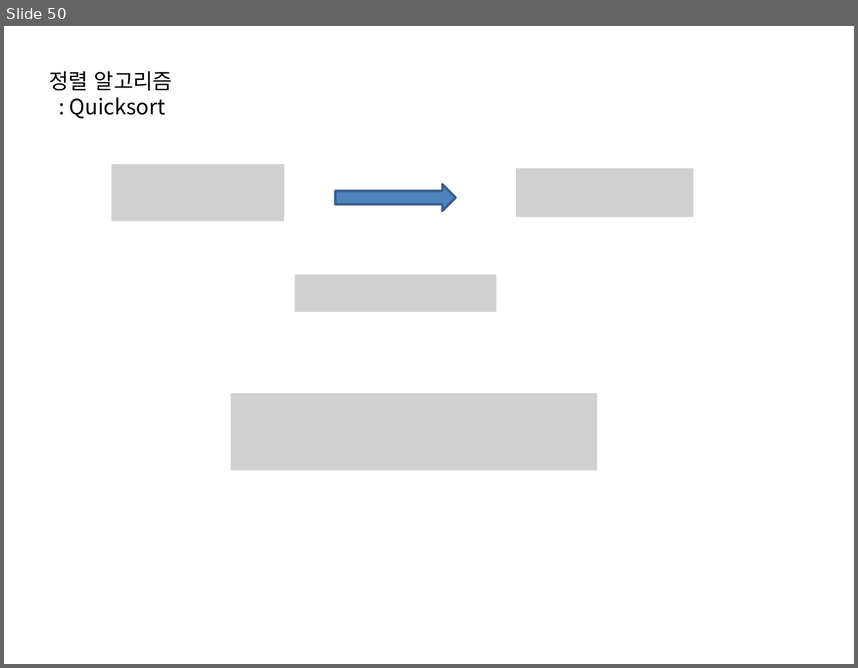
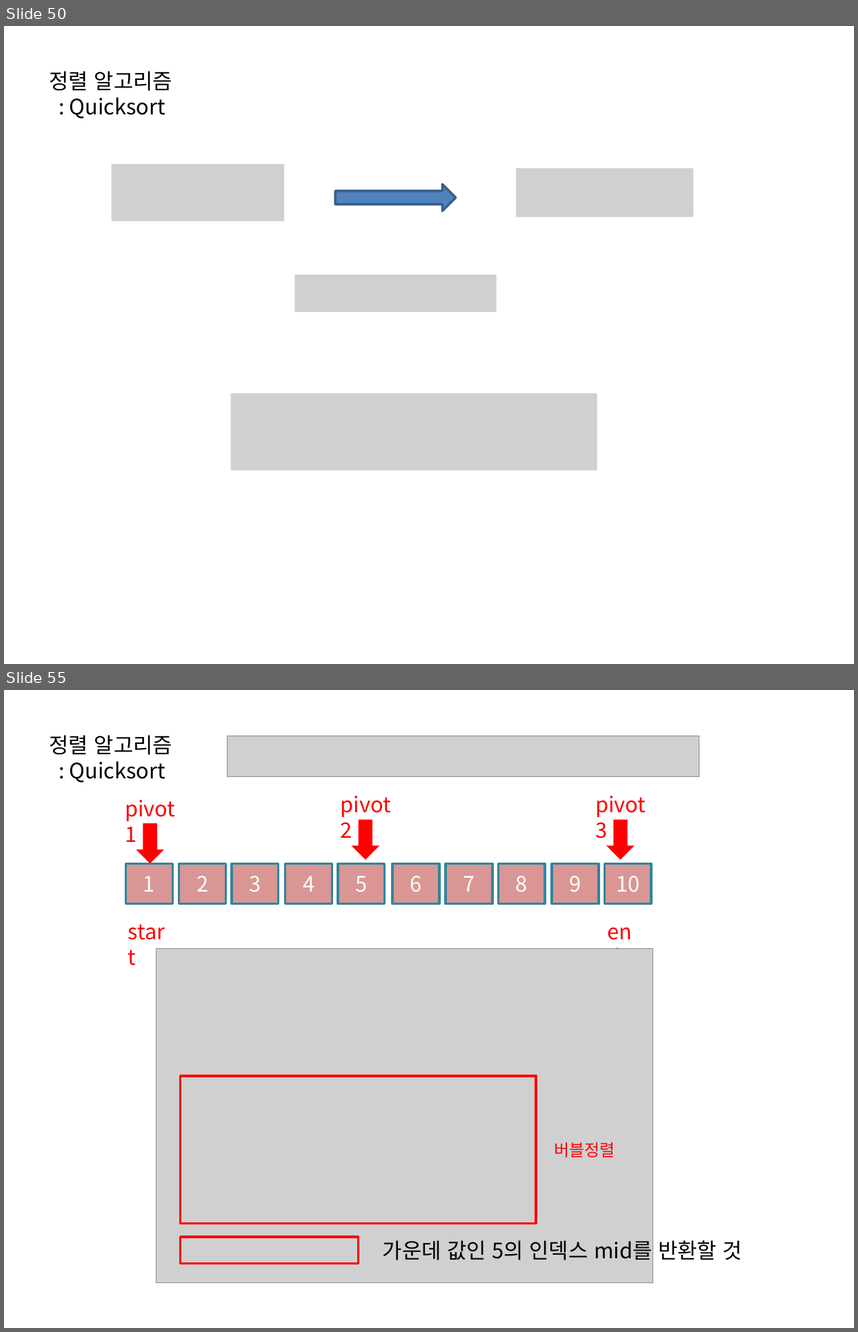
Before and after one commit to Geonhui/geonhui-ios2, a slide deck: StudyReport/자료구조2.pptx. Shown one above the other, each under a label of ours: slide 50 before the commit, slides 50 and 55 after it; the slides between them are not shown. The pictures are 858x668 and 858x1332 pixels, drawn with LibreOffice and Linux fonts; fonts in the diff are those of the drawing; grey boxes stand for pictures. Boxes give left, top, right and bottom in pixels: in the first picture for what was removed or moved away, otherwise in the second. Text is boxed around its words. In the diff, an @@ line names an element or a change of style, - is before the commit and + after.

```diff
--- a/StudyReport/자료구조2.pptx
+++ b/StudyReport/자료구조2.pptx
@@ slide 55 added at [4,690,854,1328], background #FFFFFF @@
@@ text added at [49,735,172,782], 18 pt, text #000000 @@
+정렬 알고리즘
+: Quicksort
@@ picture added at [227,736,699,777] @@
@@ text added at [117,791,194,825], 18 pt, text #FF0000 @@
+pivot1
@@ text added at [332,787,410,821], 18 pt, text #FF0000 @@
+pivot2
@@ text added at [587,787,664,821], 18 pt, text #FF0000 @@
+pivot3
@@ down arrow added at [136,823,164,863], fill #FF0000 @@
@@ down arrow added at [352,819,380,859], fill #FF0000 @@
@@ down arrow added at [606,819,635,859], fill #FF0000 @@
@@ rectangle added at [125,863,172,903], fill #D99694, outline #31859C 2 pt, 18 pt, text #FFFFFF @@
+1
@@ rectangle added at [179,863,226,903], fill #D99694, outline #31859C 2 pt, 18 pt, text #FFFFFF @@
+2
@@ rectangle added at [232,863,279,903], fill #D99694, outline #31859C 2 pt, 18 pt, text #FFFFFF @@
+3
@@ rectangle added at [286,863,332,903], fill #D99694, outline #31859C 2 pt, 18 pt, text #FFFFFF @@
+4
@@ rectangle added at [338,863,385,903], fill #D99694, outline #31859C 2 pt, 18 pt, text #FFFFFF @@
+5
@@ rectangle added at [392,863,439,903], fill #D99694, outline #31859C 2 pt, 18 pt, text #FFFFFF @@
+6
@@ rectangle added at [446,863,493,903], fill #D99694, outline #31859C 2 pt, 18 pt, text #FFFFFF @@
+7
@@ rectangle added at [498,863,545,903], fill #D99694, outline #31859C 2 pt, 18 pt, text #FFFFFF @@
+8
@@ rectangle added at [553,863,599,903], fill #D99694, outline #31859C 2 pt, 18 pt, text #FFFFFF @@
+9
@@ rectangle added at [604,863,651,903], fill #D99694, outline #31859C 2 pt, 18 pt, text #FFFFFF @@
+10
@@ text added at [120,914,180,947], 18 pt, text #FF0000 @@
+start
@@ text added at [599,914,653,947], 18 pt, text #FF0000 @@
+end
@@ picture added at [156,949,653,1283] @@
@@ rectangle added at [181,1076,536,1223], outline #FF0000 2 pt @@
@@ text added at [555,1142,615,1157], 14 pt, text #FF0000 @@
+버블정렬
@@ rectangle added at [181,1236,359,1263], outline #FF0000 2 pt @@
@@ text added at [383,1240,742,1260], 18 pt, text #000000 @@
+가운데 값인 5의 인덱스 mid를 반환할 것
```
Also in this commit, not shown: 7 other slides added.
